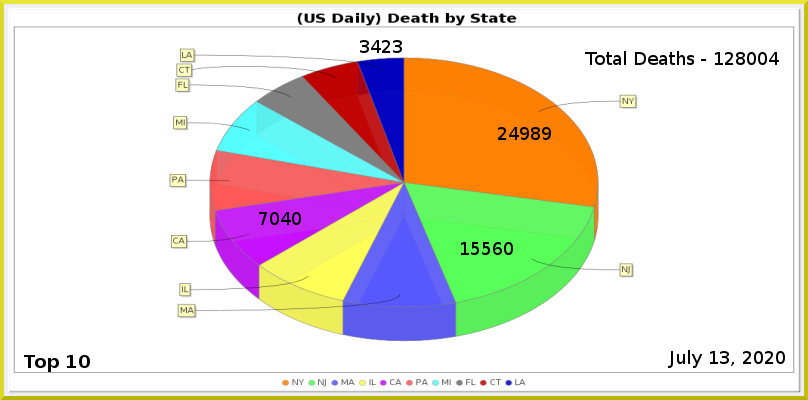
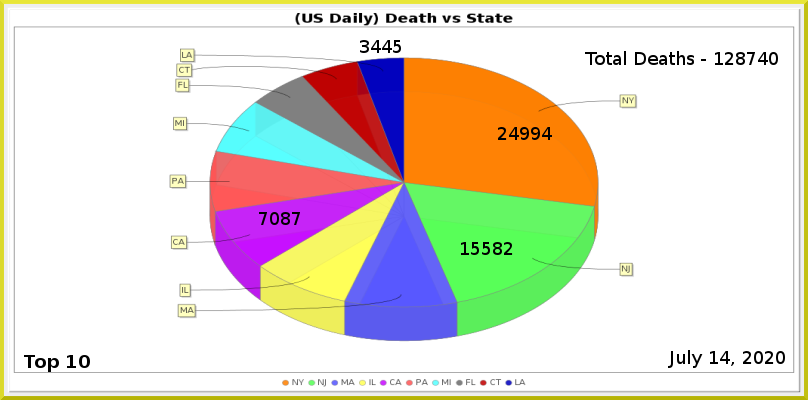
Before/after of a 808 x 400 layered artwork. What changed in the layer stack:
painted on "Least" over <box>382,40,402,53</box>
painted on "CA" over <box>281,212,301,225</box>
painted on "NJ" over <box>493,242,513,255</box>
painted on "NY" over <box>531,127,552,140</box>
renamed "Total Deaths - 128004" to "Total Deaths - 128740", painted on it over <box>747,52,779,65</box>
painted on "Current Date" over <box>720,351,730,364</box>
painted on "Death_by_State.png" over <box>169,12,638,342</box>
